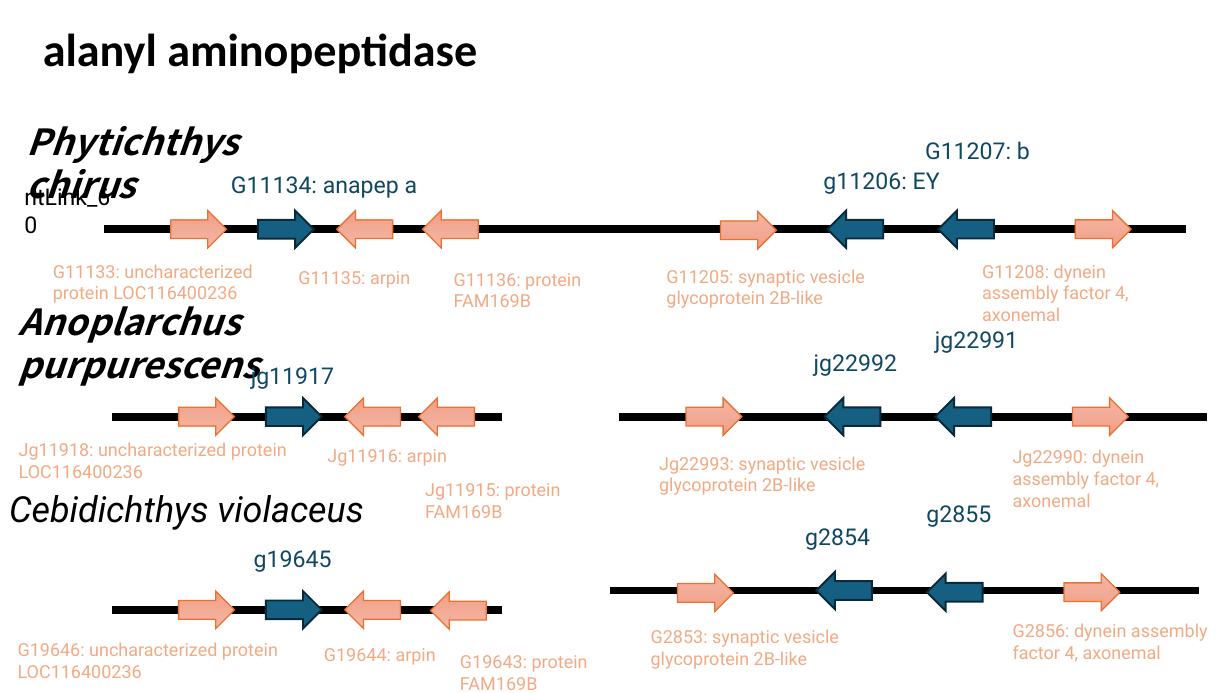
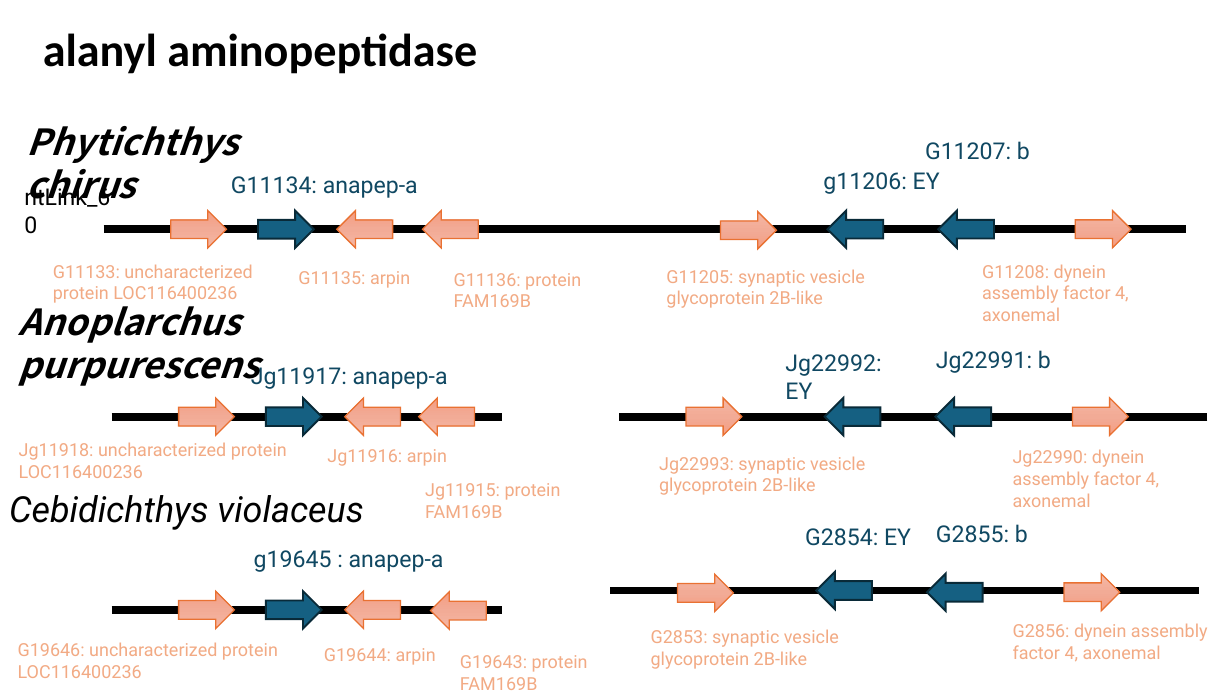
Before and after one commit to jyw-atgithub/fish-genome, a slide deck: slide 26 of synteny.pptx (slide 22 before the commit). Drawn at 1232x693 pixels with LibreOffice and Linux fonts; fonts in the diff are those of the drawing. Boxes give left, top, right and bottom in pixels: in the first picture for what was removed or moved away, otherwise in the second. Text is boxed around its words. In the diff, an @@ line names an element or a change of style, - is before the commit and + after.

```diff
--- a/synteny.pptx
+++ b/synteny.pptx
@@ text at box(231, 176, 418, 198): text changed @@
-G11134: anapep a
+G11134: anapep-a
@@ text at box(785, 354, 881, 399): text changed @@
-jg22992
+Jg22992: EY
@@ text at box(936, 350, 1051, 373): text changed @@
-jg22991
+Jg22991: b
@@ text at box(251, 363, 448, 389): text changed @@
-jg11917
+Jg11917: anapep-a
@@ text at box(805, 528, 911, 546): text changed @@
-g2854
+G2854: EY
@@ text at box(936, 524, 1028, 543): text changed @@
-g2855
+G2855: b
@@ text at box(254, 550, 444, 572): text changed @@
-g19645
+g19645 : anapep-a
```
Also in this commit, not shown: 7 other slides changed, 4 slides added, 3 other files.
